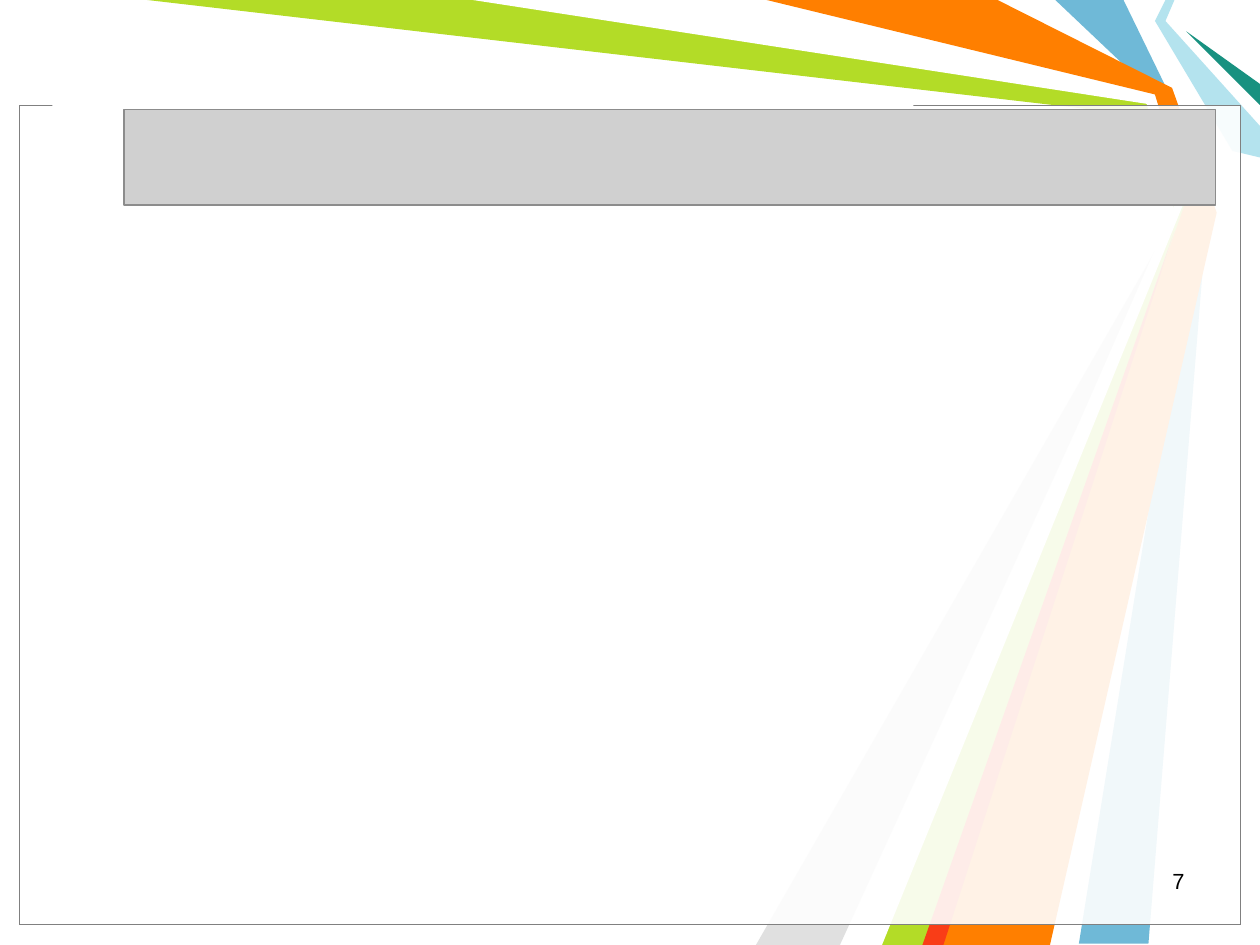
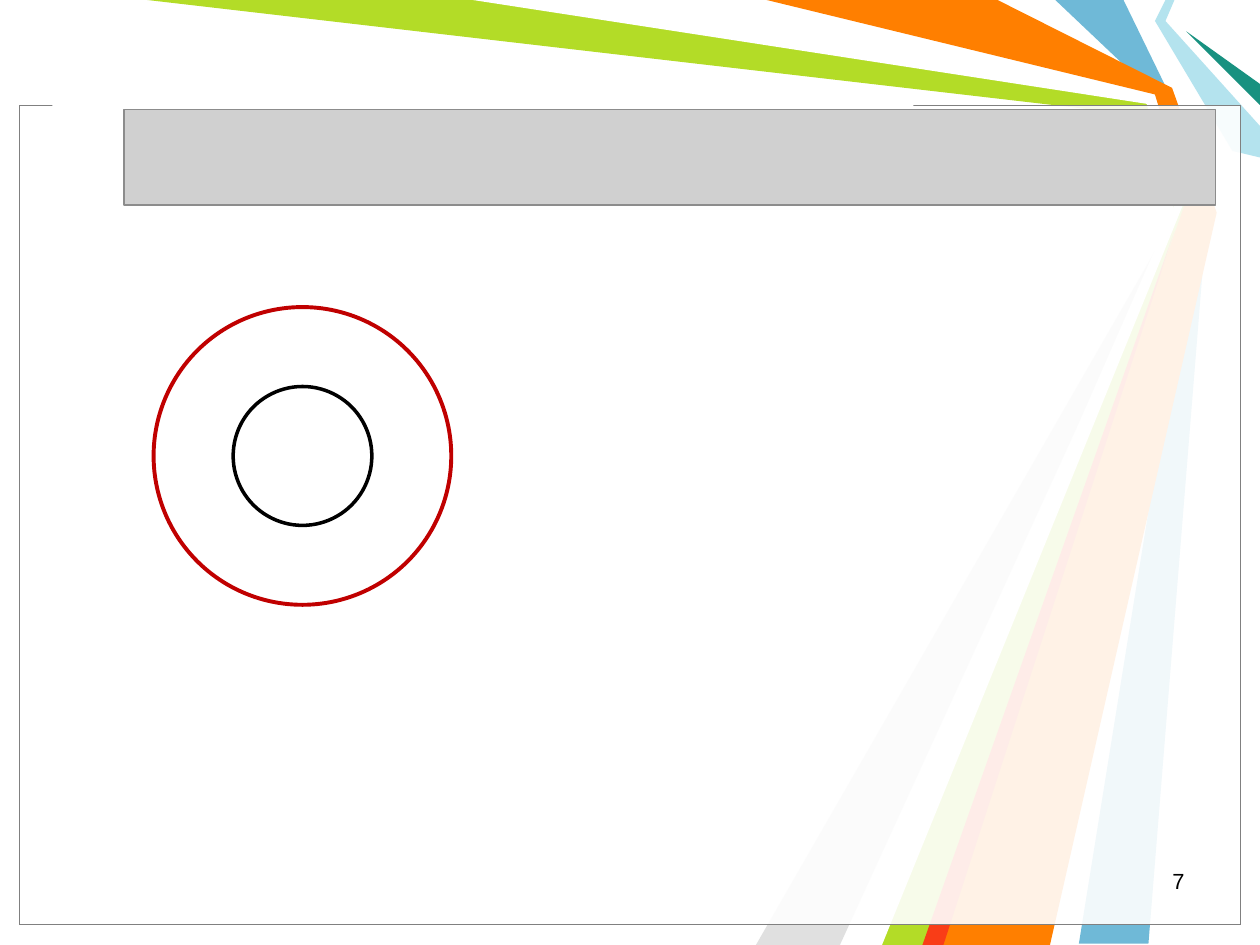
Before and after one commit to l432/NMK, a slide deck: slide 7 of Lecture/Chem/2023_24/1semestr/09_Напруженість електростатичного поля/Less09.ppt. Drawn at 1260x945 pixels with LibreOffice and Linux fonts; fonts in the diff are those of the drawing; grey boxes stand for pictures; background and template pictures are left out. Boxes give left, top, right and bottom in pixels: in the first picture for what was removed or moved away, otherwise in the second. Text is boxed around its words. In the diff, an @@ line names an element or a change of style, - is before the commit and + after.

```diff
--- a/Lecture/Chem/2023_24/1semestr/09_Напруженість електростатичного поля/Less09.ppt
+++ b/Lecture/Chem/2023_24/1semestr/09_Напруженість електростатичного поля/Less09.ppt
@@ ellipse added at (154,307,451,605), outline #C00000 2.24 pt @@
@@ ellipse added at (233,387,372,525), outline #000000 2.01 pt @@
```
Also in this commit, not shown: 2 other slides changed, 1 slide added, 1 slide removed, 1 other file.
